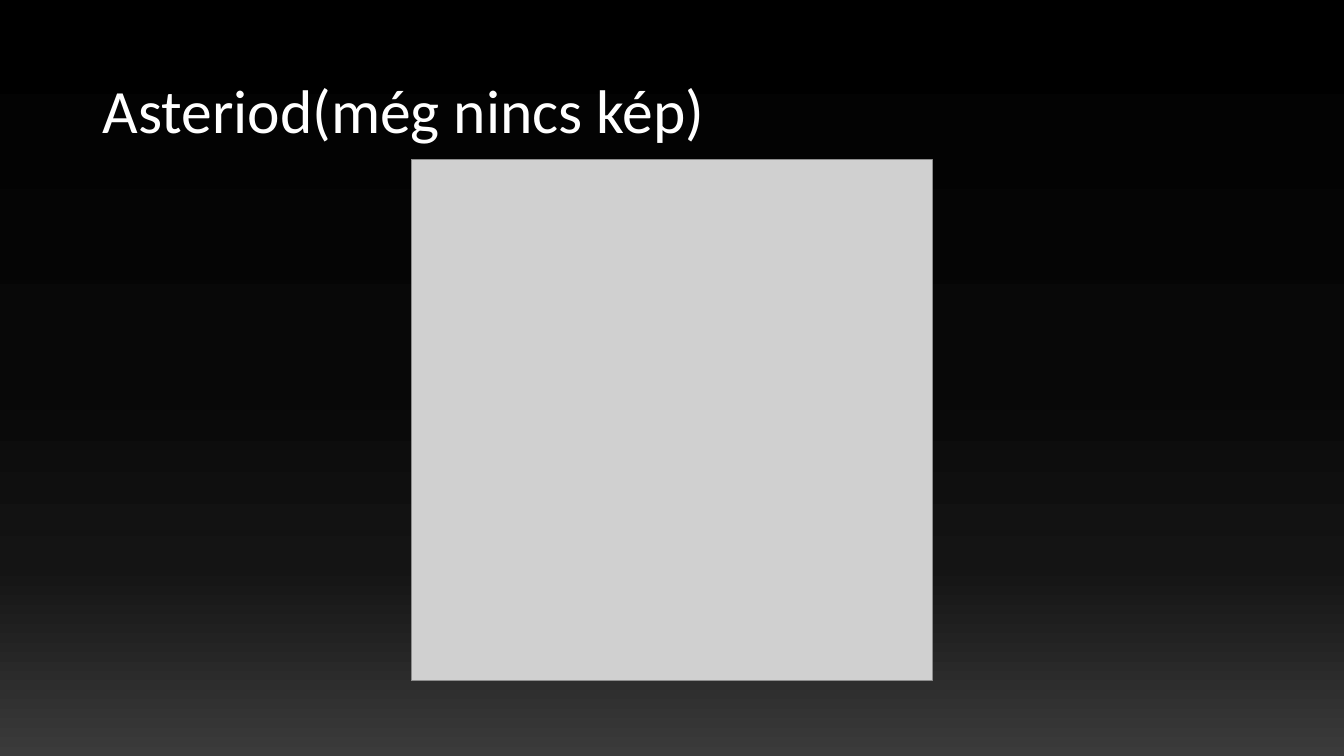
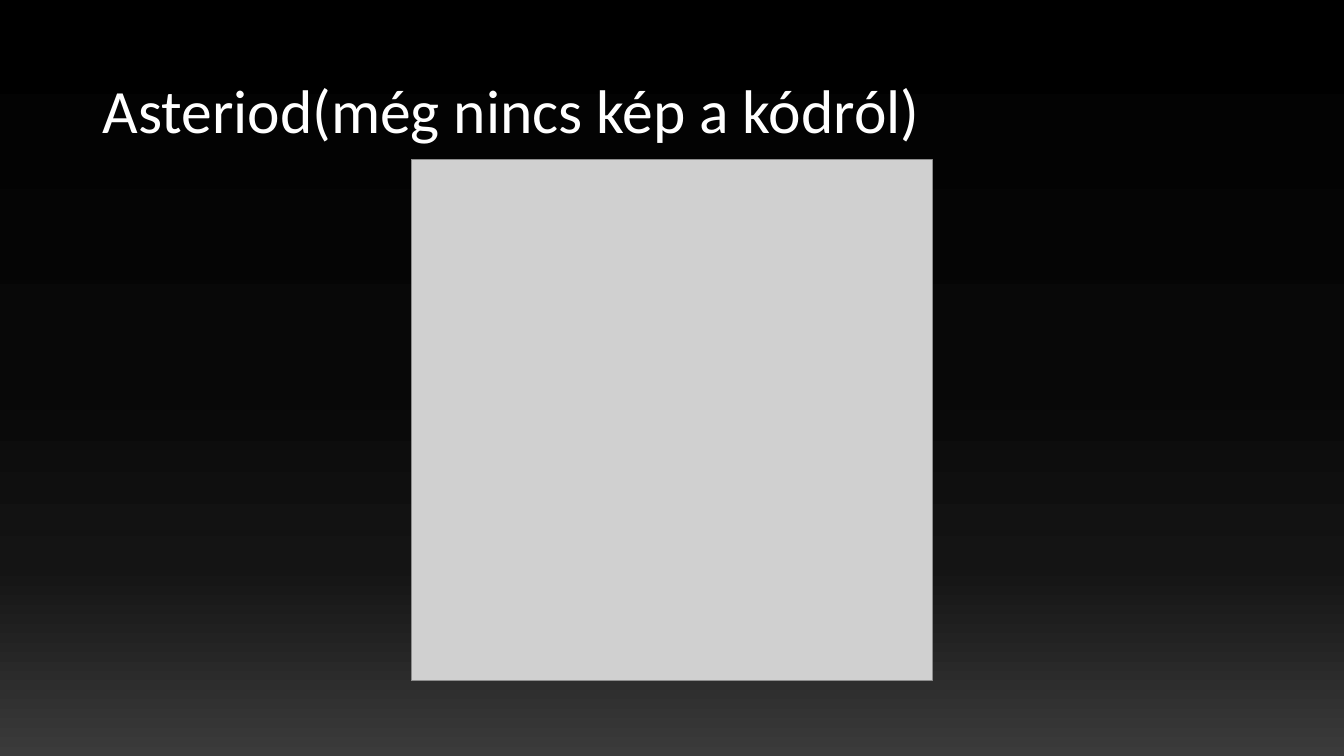
Before and after one commit to szollingerrajmund/SpaceHunter, a slide deck: slide 3 of PPT/Space Hunter.pptx. Drawn at 1344x756 pixels with LibreOffice and Linux fonts; fonts in the diff are those of the drawing; grey boxes stand for pictures. Boxes give left, top, right and bottom in pixels: in the first picture for what was removed or moved away, otherwise in the second. Text is boxed around its words. In the diff, an @@ line names an element or a change of style, - is before the commit and + after.

```diff
--- a/PPT/Space Hunter.pptx
+++ b/PPT/Space Hunter.pptx
@@ title at [102, 88, 919, 144]: text changed @@
-Asteriod(még nincs kép)
+Asteriod(még nincs kép a kódról)
```
Also in this commit, not shown: 3 other slides changed, 4 slides added, 3 slides removed, 6 other files.
